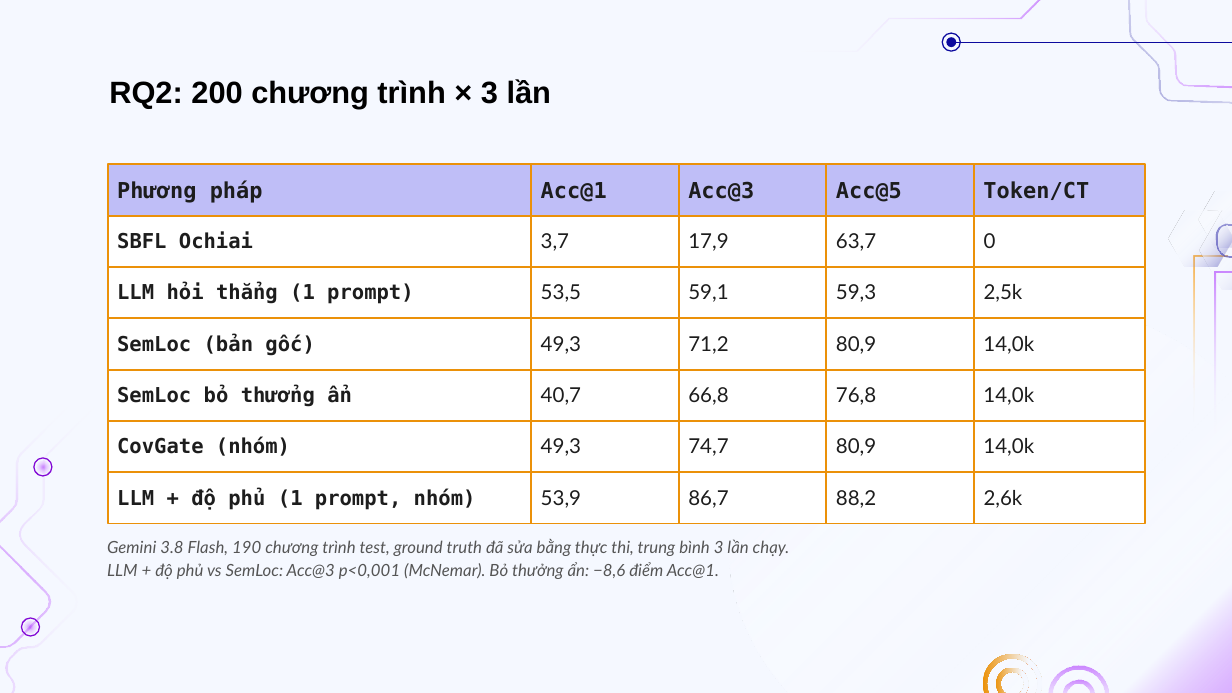
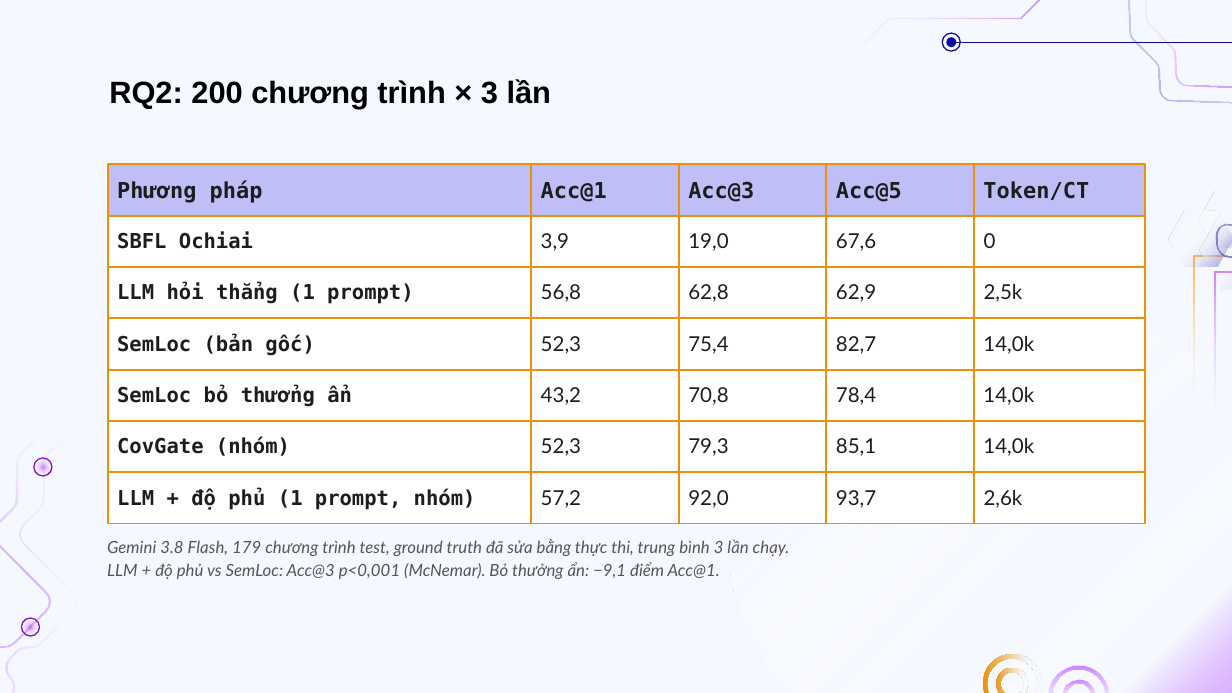
Before and after one commit to doanan293/grounded-or-guessed, a slide deck: slide 16 of docs/presentation/bao-cao-lan-1.pptx. Drawn at 1232x693 pixels with LibreOffice and Linux fonts; fonts in the diff are those of the drawing; background and template pictures are left out. Boxes give left, top, right and bottom in pixels: in the first picture for what was removed or moved away, otherwise in the second. Text is boxed around its words. In the diff, an @@ line names an element or a change of style, - is before the commit and + after.

```diff
--- a/docs/presentation/bao-cao-lan-1.pptx
+++ b/docs/presentation/bao-cao-lan-1.pptx
@@ text at (541,233,569,251): text changed @@
-3,7
+3,9
@@ text at (688,233,728,251): text changed @@
-17,9
+19,0
@@ text at (836,233,876,251): text changed @@
-63,7
+67,6
@@ text at (541,284,581,302): text changed @@
-53,5
+56,8
@@ text at (688,284,728,302): text changed @@
-59,1
+62,8
@@ text at (836,284,876,302): text changed @@
-59,3
+62,9
@@ text at (541,336,581,354): text changed @@
-49,3
+52,3
@@ text at (688,336,728,354): text changed @@
-71,2
+75,4
@@ text at (836,336,876,354): text changed @@
-80,9
+82,7
@@ text at (541,387,581,405): text changed @@
-40,7
+43,2
@@ text at (688,387,728,405): text changed @@
-66,8
+70,8
@@ text at (836,387,876,405): text changed @@
-76,8
+78,4
@@ text at (541,438,581,456): text changed @@
-49,3
+52,3
@@ text at (688,438,728,456): text changed @@
-74,7
+79,3
@@ text at (836,438,876,456): text changed @@
-80,9
+85,1
@@ text at (541,490,581,508): text changed @@
-53,9
+57,2
@@ text at (688,490,728,508): text changed @@
-86,7
+92,0
@@ text at (836,490,876,508): text changed @@
-88,2
+93,7
@@ text at (107,539,789,556): text changed @@
-Gemini 3.8 Flash, 190 chương trình test, ground truth đã sửa bằng thực thi, trung bình 3 lần chạy.
+Gemini 3.8 Flash, 179 chương trình test, ground truth đã sửa bằng thực thi, trung bình 3 lần chạy.
@@ text at (107,562,720,579): text changed @@
-LLM + độ phủ vs SemLoc: Acc@3 p<0,001 (McNemar). Bỏ thưởng ẩn: −8,6 điểm Acc@1.
+LLM + độ phủ vs SemLoc: Acc@3 p<0,001 (McNemar). Bỏ thưởng ẩn: −9,1 điểm Acc@1.
```
Also in this commit, not shown: 4 other slides changed, 37 other files.
